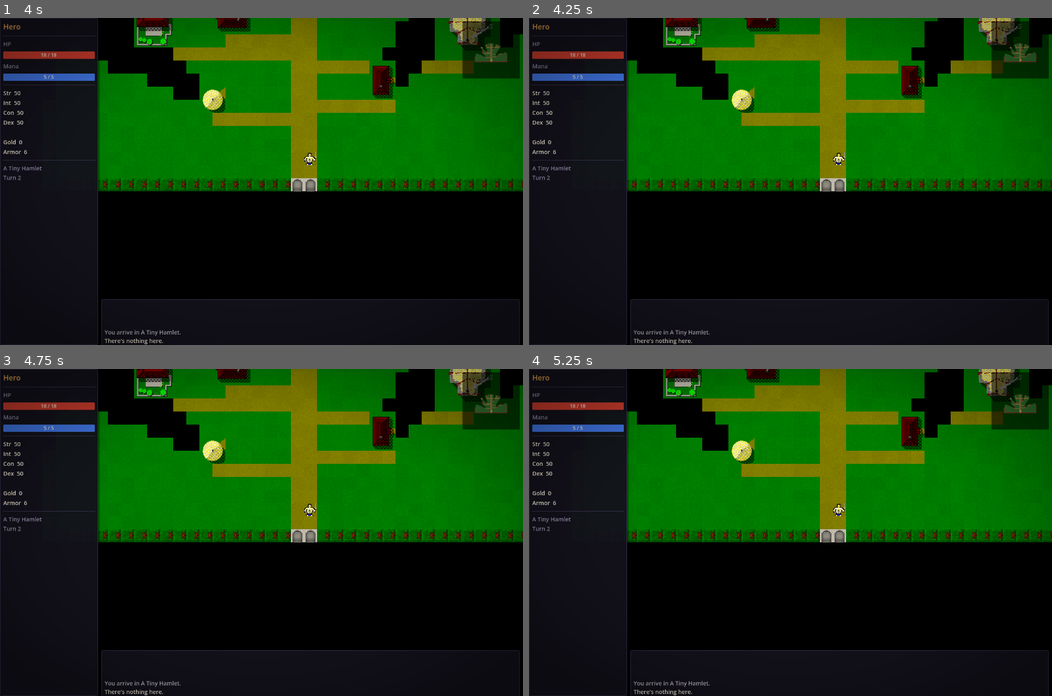
Above: before the commit, frames 1-4 (two rows, left to right).
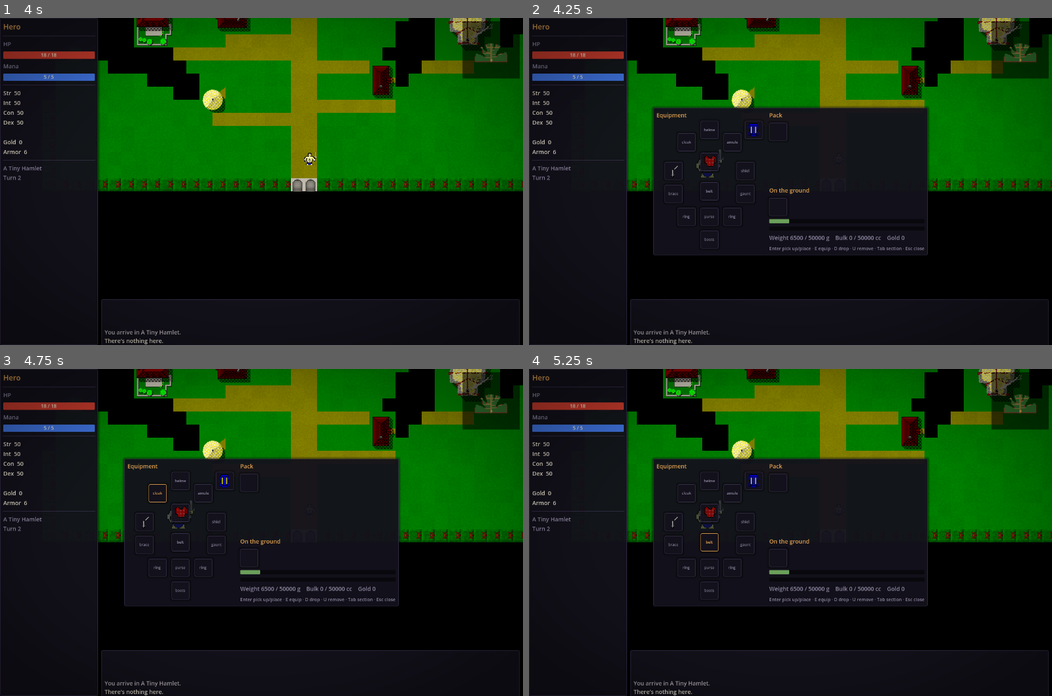
Above: after the commit, the same moments.

Repository: MapleThunder/windy-castle
Game: Godot game, scene res://view/main.tscn
Same seed, same stepped clock (60 frames per second), same inputs: the game is played once before the commit and once after it.
Inputs (mouse positions are in pixels of both pictures, inside the frame that each line leads up to):
- Up to frame 1 (4 s): tap Enter at 0.5, 2, 3.5 s; move the mouse to (376, 165) at 0.52 s; hold D 0.53-1.25 s; tap C (close) at 0.6 s; click (376, 165) at 0.67 s; tap O (open) at 0.8 s; tap Space at 1.25, 2.75 s; drag from (156, 197) to (235, 246) at 1.27 s; move the mouse to (313, 109) at 2.02 s; hold D 2.03-2.75 s; tap G (pickup) at 2.1 s; click (313, 109) at 2.17 s; tap S (search) at 2.3 s; drag from (235, 246) to (104, 132) at 2.77 s; move the mouse to (418, 230) at 3.52 s; tap Keypad 5 (wait) at 3.6 s; click (418, 230) at 3.67 s; tap Tab at 3.8 s
- Up to frame 2 (4.25 s): tap I (menu_inventory) at 4.15 s
- Up to frame 3 (4.75 s): click (156, 493) at 4.25 s, where only the run after the commit has a clickable "cloak"
- Up to frame 4 (5.25 s): click (712, 542) at 5 s, where only the run after the commit has a clickable "belt"

Frame 1 is identical in both runs. In frame 2, 23% of the frame differs, in the area x 23-77%, y 27-73%; in frame 3, 23%; in frame 4, 23%.

Commit message:
feat(view): inventory and equipment panel
Co-Authored-By: Claude Opus 5.5 <noreply@anthropic.com>

Diff:
--- a/engine/game.gd
+++ b/engine/game.gd
@@ -123,7 +123,7 @@
 		"search":
 			return _act_search()
 		"pickup":
-			return _act_pickup()
+			return _act_pickup(int(action.get("uid", 0)))
 		"drop":
 			return _act_drop(int(action["uid"]))
 		"equip":
@@ -269,10 +269,11 @@
 	return events
 
 
-func _act_pickup() -> Array:
+## uid 0 picks up everything here (source: hlp "Get Command"); otherwise just that item.
+func _act_pickup(uid: int) -> Array:
 	if level.items_at(player.pos).is_empty():
 		return [[_msg("There's nothing here.")], false]
-	var events := _pickup_where(func(_it): return true)
+	var events := _pickup_where(func(it): return uid == 0 or int(it["uid"]) == uid)
 	var took := events.any(func(e): return e["type"] in ["item_picked", "gold_picked"])
 	if took:
 		events.append({"type": "stats_changed"})
--- a/tests/test_game.gd
+++ b/tests/test_game.gd
@@ -120,6 +120,18 @@
 	assert_true(g.inventory.find(uid) >= 0)
 	assert_has(F.types(g.perform({"type": "drop", "uid": uid})), "item_dropped")
 	assert_eq(l.items_at(Vector2i(1, 1))[0]["uid"], uid)
+
+
+func test_pickup_single_uid() -> void:
+	var g := F.new_game()
+	var l := F.in_room(g, 3, 3, Vector2i(1, 1))
+	var club := g.new_item("club")
+	var dagger := g.new_item("dagger")
+	l.floor_items[Vector2i(1, 1)] = [club, dagger]
+	var ev := g.perform({"type": "pickup", "uid": dagger["uid"]})
+	assert_has(F.types(ev), "item_picked")
+	assert_eq(l.items_at(Vector2i(1, 1)).map(func(it): return it["uid"]), [club["uid"]])
+	assert_true(g.inventory.find(dagger["uid"]) >= 0)
 
 
 func test_pickup_nothing_no_turn() -> void:
--- a/view/game_screen.gd
+++ b/view/game_screen.gd
@@ -18,6 +18,7 @@
 var world := WorldView.new()
 var player := EventPlayer.new()
 var hud := Hud.new()
+var inventory := InventoryPanel.new()
 var _queued: Dictionary = {}
 var _pending_direction := ""  # "open"/"close" waiting for a direction key
 var _running := Vector2i.ZERO
@@ -37,14 +38,34 @@
 	get_viewport().size_changed.connect(func():
 		world.map_rect = hud.map_rect(world.get_viewport_rect().size)
 		world._fit())
+	hud.root.add_child(_modal_layer(inventory))
+	inventory.setup(g, art, _submit_now)
+	inventory.close()
 	player.finished.connect(_on_finished)
 	player.message_logged.connect(func(_t): hud.refresh())
 	player.stats_changed.connect(hud.refresh)
 	player.player_died.connect(func(cause): game_over.emit(cause))
 
 
+## A full-screen dimmed backdrop that centres one panel.
+func _modal_layer(panel: Control) -> Control:
+	var center := CenterContainer.new()
+	center.set_anchors_preset(Control.PRESET_FULL_RECT)
+	var dim := ColorRect.new()
+	dim.color = Color(0, 0, 0, 0.45)
+	dim.set_anchors_preset(Control.PRESET_FULL_RECT)
+	dim.mouse_filter = Control.MOUSE_FILTER_STOP
+	center.add_child(dim)
+	center.add_child(panel)
+	return center
+
+
+func modal_open() -> bool:
+	return inventory.visible
+
+
 func _unhandled_key_input(event: InputEvent) -> void:
-	if not event.is_pressed() or game == null:
+	if not event.is_pressed() or game == null or modal_open():
 		return
 	var action := _match(event)
 	var run := false
@@ -64,6 +85,8 @@
 				hud.toggle_minimap()
 			"menu_log":
 				hud.toggle_full_log()
+			"menu_inventory":
+				inventory.open()
 			_:
 				menu_requested.emit(action)
 		return
@@ -103,6 +126,14 @@
 	player.play(events, before)
 
 
+## Run one action from a panel: the turn passes and monsters act, so play the events too.
+func _submit_now(action: Dictionary) -> Array:
+	var before := game.visible.duplicate()
+	var events := game.perform(action, Settings.options)
+	player.play(events, before)
+	return events
+
+
 func _keep_running(events: Array) -> bool:
 	for e in events:
 		if e["type"] != "moved" or e["actor_id"] != game.player.id:
--- /dev/null
+++ b/view/inventory_panel.gd
@@ -0,0 +1,296 @@
+class_name InventoryPanel
+extends PanelContainer
+## Paper doll, pack contents and the floor under the player. Drag and drop or keyboard:
+## arrows move focus, Enter picks up/places, E equips, D drops, U unequips, Tab switches section, Esc closes.
+
+signal closed
+
+# Paper-doll layout: slot -> position in the doll area (around the silhouette).
+const DOLL := {
+	"helmet": Vector2(108, 0), "amulet": Vector2(164, 30), "cloak": Vector2(52, 30), "pack": Vector2(216, 0),
+	"weapon": Vector2(20, 100), "armor": Vector2(108, 78), "shield": Vector2(196, 100),
+	"bracers": Vector2(20, 156), "belt": Vector2(108, 150), "gauntlets": Vector2(196, 156),
+	"ring_left": Vector2(52, 212), "purse": Vector2(108, 212), "ring_right": Vector2(164, 212),
+	"boots": Vector2(108, 268),
+}
+const PACK_COLUMNS := 6
+
+var game: Game
+var art: ArtPack
+var submit: Callable  # func(action: Dictionary) -> Array (events)
+var doll := Control.new()
+var pack_grid := GridContainer.new()
+var floor_row := HBoxContainer.new()
+var weight_bar := ProgressBar.new()
+var bulk_bar := ProgressBar.new()
+var load_label := Label.new()
+var _held: ItemSlot = null
+
+
+func setup(g: Game, a: ArtPack, submit_action: Callable) -> void:
+	game = g
+	art = a
+	submit = submit_action
+	custom_minimum_size = Vector2(640, 0)
+	var h := HBoxContainer.new()
+	h.add_theme_constant_override("separation", 16)
+	add_child(h)
+	var left := VBoxContainer.new()
+	left.add_child(_title("Equipment"))
+	doll.custom_minimum_size = Vector2(260, 320)
+	left.add_child(doll)
+	h.add_child(left)
+	var right := VBoxContainer.new()
+	right.size_flags_horizontal = Control.SIZE_EXPAND_FILL
+	right.add_theme_constant_override("separation", 8)
+	right.add_child(_title("Pack"))
+	pack_grid.columns = PACK_COLUMNS
+	right.add_child(pack_grid)
+	var spacer := Control.new()
+	spacer.size_flags_vertical = Control.SIZE_EXPAND_FILL
+	right.add_child(spacer)
+	right.add_child(_title("On the ground"))
+	right.add_child(floor_row)
+	for bar in [weight_bar, bulk_bar]:
+		bar.custom_minimum_size = Vector2(0, 10)
+		bar.show_percentage = false
+		right.add_child(bar)
+	load_label.add_theme_color_override("font_color", GameTheme.DIM)
+	right.add_child(load_label)
+	var hint := Label.new()
+	hint.text = "Enter pick up/place · E equip · D drop · U remove · Tab section · Esc close"
+	hint.add_theme_color_override("font_color", GameTheme.DIM)
+	hint.add_theme_font_size_override("font_size", 11)
+	right.add_child(hint)
+	h.add_child(right)
+	rebuild()
+
+
+func _title(text: String) -> Label:
+	var l := Label.new()
+	l.text = text
+	l.add_theme_color_override("font_color", GameTheme.ACCENT)
+	return l
+
+
+func open() -> void:
+	get_parent().show()
+	show()
+	rebuild()
+	_focus_first(pack_grid if pack_grid.get_child_count() > 0 else doll)
+
+
+func close() -> void:
+	_held = null
+	hide()
+	get_parent().hide()
+	closed.emit()
+
+
+func rebuild() -> void:
+	var focused := get_viewport().gui_get_focus_owner() if is_inside_tree() else null
+	var focus_key := _key(focused) if focused is ItemSlot else ""
+	for c in doll.get_children() + pack_grid.get_children() + floor_row.get_children():
+		c.queue_free()
+	var silhouette := TextureRect.new()
+	silhouette.texture = art.texture("player." + str(game.spec.get("gender", "male")))
+	silhouette.expand_mode = TextureRect.EXPAND_IGNORE_SIZE
+	silhouette.position = Vector2(96, 70)
+	silhouette.size = Vector2(68, 68)
+	silhouette.modulate = Color(1, 1, 1, 0.25)
+	doll.add_child(silhouette)
+	var inv := game.inventory
+	for s in DOLL:
+		var b := _slot("equip", inv.equipped[s] if inv.equipped[s] != null else {}, s)
+		b.position = DOLL[s]
+		if inv.equipped[s] == null:
+			b.text = s.replace("_", " ").left(5)
+			b.add_theme_font_size_override("font_size", 9)
+			b.add_theme_color_override("font_color", GameTheme.DIM)
+		doll.add_child(b)
+	for it in inv.pack:
+		pack_grid.add_child(_slot("pack", it))
+	pack_grid.add_child(_slot("pack", {}))  # drop target for "put in pack"
+	for it in game.level.items_at(game.player.pos):
+		floor_row.add_child(_slot("floor", it))
+	floor_row.add_child(_slot("floor", {}))
+	_update_load()
+	if focus_key != "":
+		_refocus.call_deferred(focus_key)
+
+
+func _slot(area: String, item: Dictionary, slot := "") -> ItemSlot:
+	var b := ItemSlot.new()
+	b.panel = self
+	b.area = area
+	b.slot = slot
+	b.item = item
+	if not item.is_empty():
+		b.icon = art.texture(_sprite(item))
+		if Settings.get_opt("tooltips"):
+			b.tooltip_text = _describe(item)
+		if item["qty"] > 1:
+			b.text = str(item["qty"])
+	b.pressed.connect(func(): _activate(b))
+	return b
+
+
+func _sprite(item: Dictionary) -> String:
+	return "item.gold" if item["id"] == "gold" else game.db.item(item["id"])["sprite"]
+
+
+func _describe(item: Dictionary) -> String:
+	if item["id"] == "gold":
+		return "%d gold" % int(item["qty"])
+	var d := game.db.item(item["id"])
+	var lines := [d["name"]]
+	if d["damage"] != null:
+		lines.append("Weapon class %d (%s)" % [int(d.get("weapon_class", 0)), d["damage"]])
+	if int(d["armor"]) > 0:
+		lines.append("Armor value %d" % int(d["armor"]))
+	lines.append("Weight %d g · Bulk %d cc" % [int(d["weight"]), int(d["bulk"])])
+	return "\n".join(lines)
+
+
+func _update_load() -> void:
+	var inv := game.inventory
+	var w := inv.total_weight(game.db)
+	var wmax := inv.carry_limit()
+	var b := inv.total_bulk(game.db)
+	var bmax := int(inv.capacity(game.db)["bulk"])
+	for pair in [[weight_bar, w, wmax], [bulk_bar, b, bmax]]:
+		var bar: ProgressBar = pair[0]
+		bar.max_value = maxi(1, pair[2])
+		bar.value = pair[1]
+		var ratio := float(pair[1]) / maxf(1.0, pair[2])
+		var color := GameTheme.HP if ratio >= 1.0 else (GameTheme.ACCENT if ratio > 0.8 else Color("6b9f5a"))
+		bar.add_theme_stylebox_override("fill", GameTheme.bar_box(color))
+	load_label.text = "Weight %d / %d g    Bulk %d / %d cc    Gold %d" % [w, wmax, b, bmax, inv.gold]
+
+
+# --- moves -------------------------------------------------------------------------------
+
+func move(from: ItemSlot, to: ItemSlot) -> void:
+	var it := from.item
+	var uid := int(it.get("uid", 0))
+	var steps: Array[Dictionary] = []
+	match [from.area, to.area]:
+		["pack", "equip"]:
+			steps = [{"type": "equip", "uid": uid, "slot": to.slot}]
+		["pack", "floor"]:
+			steps = [{"type": "drop", "uid": uid}]
+		["equip", "pack"]:
+			steps = [{"type": "unequip", "slot": from.slot}]
+		["equip", "floor"]:
+			steps = [{"type": "unequip", "slot": from.slot}, {"type": "drop", "uid": uid}]
+		["floor", "pack"]:
+			steps = [{"type": "pickup", "uid": uid}]
+		["floor", "equip"]:
+			steps = [{"type": "pickup", "uid": uid}, {"type": "equip", "uid": uid, "slot": to.slot}]
+		["equip", "equip"]:
+			steps = [{"type": "unequip", "slot": from.slot}, {"type": "equip", "uid": uid, "slot": to.slot}]
+	for step in steps:
+		var events: Array = submit.call(step)
+		if events.size() == 1 and events[0]["type"] == "message":
+			_toast(events[0]["text"])
+			break
+	_held = null
+	rebuild()
+
+
+func _toast(text: String) -> void:
+	var l := Label.new()
+	l.text = text
+	l.add_theme_color_override("font_color", GameTheme.ACCENT)
+	l.add_theme_color_override("font_outline_color", Color.BLACK)
+	l.add_theme_constant_override("outline_size", 4)
+	l.position = Vector2(20, size.y - 40)
+	add_child.call_deferred(l)
+	var t := l.create_tween()
+	t.tween_interval(1.4)
+	t.tween_property(l, "modulate:a", 0.0, 0.4)
+	t.tween_callback(l.queue_free)
+
+
+func natural_slot(item: Dictionary) -> String:
+	var s: Variant = game.db.item(item["id"])["slot"]
+	if s == "ring":
+		return "ring_left" if game.inventory.equipped["ring_left"] == null else "ring_right"
+	return s if s != null else ""
+
+
+# --- keyboard ----------------------------------------------------------------------------
+
+func _activate(b: ItemSlot) -> void:
+	if _held == null:
+		if not b.item.is_empty():
+			_held = b
+			b.add_theme_stylebox_override("normal", GameTheme.panel_box(GameTheme.ACCENT))
+	elif _held == b:
+		_held = null
+		rebuild()
+	else:
+		move(_held, b)
+
+
+func _unhandled_key_input(event: InputEvent) -> void:
+	if not visible or not event.is_pressed():
+		return
+	var focused := get_viewport().gui_get_focus_owner()
+	var b: ItemSlot = focused if focused is ItemSlot else null
+	var handled := true
+	match (event as InputEventKey).keycode:
+		KEY_ESCAPE, KEY_I:
+			close()
+		KEY_TAB:
+			_next_section(b)
+		KEY_E:
+			if b != null and b.area != "equip" and not b.item.is_empty() and natural_slot(b.item) != "":
+				var target := ItemSlot.new()
+				target.area = "equip"
+				target.slot = natural_slot(b.item)
+				move(b, target)
+		KEY_D:
+			if b != null and not b.item.is_empty() and b.area != "floor":
+				var target := ItemSlot.new()
+				target.area = "floor"
+				move(b, target)
+		KEY_U:
+			if b != null and b.area == "equip" and not b.item.is_empty():
+				var target := ItemSlot.new()
+				target.area = "pack"
+				move(b, target)
+		_:
+			handled = false
+	if handled:
+		get_viewport().set_input_as_handled()
+
+
+func _next_section(b: ItemSlot) -> void:
+	var order := [doll, pack_grid, floor_row]
+	var i := order.find(b.get_parent()) if b != null else -1
+	for k in range(1, 4):
+		var section: Control = order[(i + k) % order.size()]
+		if _focus_first(section):
+			return
+
+
+func _focus_first(section: Control) -> bool:
+	for c in section.get_children():
+		if c is ItemSlot:
+			c.grab_focus()
+			return true
+	return false
+
+
+func _key(b: ItemSlot) -> String:
+	return "%s:%s:%s" % [b.area, b.slot, str(b.item.get("uid", ""))]
+
+
+func _refocus(key: String) -> void:
+	for section in [doll, pack_grid, floor_row]:
+		for c in section.get_children():
+			if c is ItemSlot and _key(c) == key and not c.is_queued_for_deletion():
+				c.grab_focus()
+				return
+	_focus_first(pack_grid)
--- /dev/null
+++ b/view/item_slot.gd
@@ -0,0 +1,37 @@
+class_name ItemSlot
+extends Button
+## One cell in the inventory panel: an equipment slot, a pack item or an item on the floor.
+
+const SIZE := Vector2(44, 44)
+
+var panel: Node  # InventoryPanel
+var area := ""  # "equip", "pack" or "floor"
+var slot := ""  # equipment slot name (area "equip")
+var item: Dictionary = {}  # empty for an empty equipment slot or the pack's drop target
+
+
+func _init() -> void:
+	custom_minimum_size = SIZE
+	expand_icon = true
+	icon_alignment = HORIZONTAL_ALIGNMENT_CENTER
+	focus_mode = Control.FOCUS_ALL
+
+
+func _get_drag_data(_at: Vector2) -> Variant:
+	if item.is_empty():
+		return null
+	var preview := TextureRect.new()
+	preview.texture = icon
+	preview.custom_minimum_size = SIZE
+	preview.expand_mode = TextureRect.EXPAND_IGNORE_SIZE
+	preview.modulate = Color(1, 1, 1, 0.8)
+	set_drag_preview(preview)
+	return self
+
+
+func _can_drop_data(_at: Vector2, data: Variant) -> bool:
+	return data is ItemSlot and data != self
+
+
+func _drop_data(_at: Vector2, data: Variant) -> void:
+	panel.move(data, self)
Not shown, added: view/inventory_panel.gd.uid
Not shown, added: view/item_slot.gd.uid
